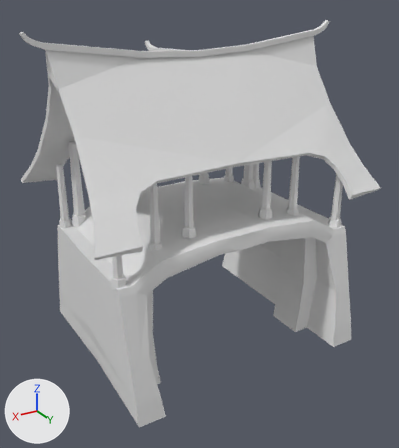
One commit to the Blender file _blender_files/ebcastgatem.blend: the scene before it, then after it.
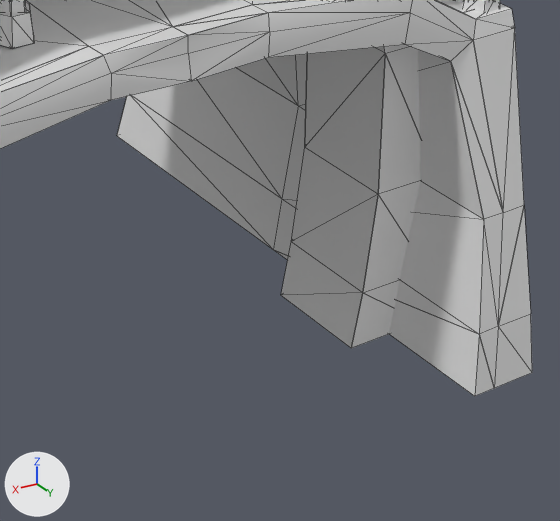
The first picture shows the older version from a 50 mm camera at (146.0, 246.0, 188.0) aimed at (3.0, 6.0, 68.0). The close-ups show both versions on the part from 47% to 90% of the width and 50% to 86% of the height of that picture; other places that the commit changed are outside them. Every picture has the same lights, and +X, +Y and +Z are marked at lower left. The close-ups show mesh edges as thin lines.

Script lines for the objects in view, before the commit:
```python
me_gate_m = bpy.data.meshes.new('GATE_M')
me_gate_m.from_pydata(...)  # 3454 vertices, 1202 faces; spans x -88.0..85.0, y -60.0..61.0, z -78.0..93.0
me_gate_m.materials.append(mat_gate_m_castle)  # its picture is missing
ob_gate_m = bpy.data.objects.new('GATE_M', me_gate_m)
ob_gate_m.location = (0.0, 0.0, 77.9)
```
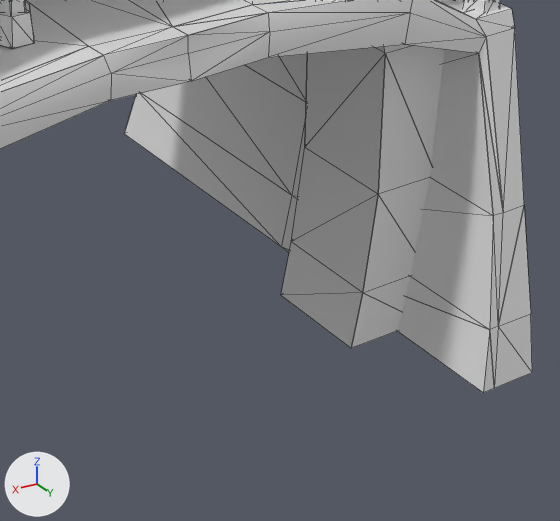
Location of each change, (x1, y1, x2, y2) in pixels of the close-ups (560 x 521 px):
'GATE_M', reshaped
    before: (0, 0, 532, 396)
    after: (0, 0, 532, 393)
part 1 of me_gate_m, built on
    before: (117, 0, 515, 396)
    after: (124, 0, 515, 393)

The change, as a diff of the scene's bpy script:
```diff
--- a/_blender_files/ebcastgatem.blend.py
+++ b/_blender_files/ebcastgatem.blend.py
@@ me_gate_m @@
 # used by ob_gate_m; location = (0.0, 0.0, 77.9)
-me_gate_m.from_pydata(...)  # 3454 vertices, 1202 faces; spans x -88.0..85.0, y -60.0..61.0, z -78.0..93.0
+me_gate_m.from_pydata(...)  # 3486 vertices, 1202 faces, 8 loose edges; spans x -88.0..85.0, y -60.0..61.0, z -78.0..93.0
+# me_gate_m part 1
+# 40 vertices in x -58.0..-53.0, y -55.0..61.0, z -78.0..-46.0 move by (-2.0, 0.0, 0.0)
+# 16 vertices in x -54.0, y -40.0..47.0, z -18.0 move by (-6.0, 0.0, 0.0)
+# 7 vertices in x -59.0, y -40.0..47.0, z -16.0 move by (-3.0, 0.0, 0.0)
+# 24 vertices are added at x -57.0, y -53.0..59.0, z -66.0
+# 8 new vertices lie (0.0, 56.0, 0.0) away from vertices in x -57.0, y -53.0..3.0, z -66.0
+# 8 loose edges are added
 me_gate_m.materials.append(mat_gate_m_castle)
```
